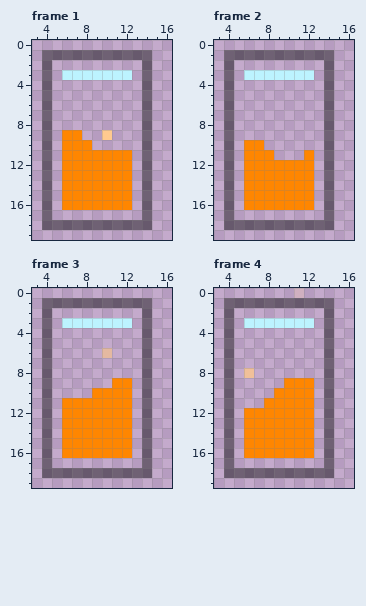
Pixel-art file -- sprites/juice/juice.ase. The picture above was drawn from the file before the commit.
20x20 pixels, 6 frames. Pixels under 10% opacity are left out. Colours within 5 levels of each other are drawn and written as one. Shown: frame 1: x 3..16, y 0..19; frame 2: x 3..16, y 0..19; frame 3: x 3..16, y 0..19; frame 4: x 3..16, y 0..19. The commit also changed other frames, which this record leaves out.
Once edited:
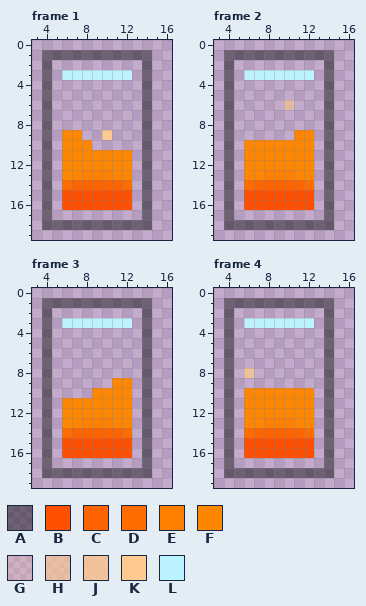
Palette (. is transparent): A #0000006e  B #ff4f00  C #ff6300  D #ff6c00  E #ff8000  F #ff8600  G #ffca8f32  H #ffca8fa0  J #ffca8fca  K #ffca8f  L #bcf3ff
Change:
layer "Layer 3" added
Changed rows in their new state; - is an unchanged pixel.
Frame 1, layer "Layer 3":
first column x 6:
13 --EEE--
14 DCCCCCD
15 BBBBBBB
16 BBBBBBB
Frame 2, layers "Layer 3", "Layer 1":
first column x 6:
 6 ----H--
 9 -----FF
10 --FFFFF
11 ---FFF-
13 --EEE--
14 DCCCCCD
15 BBBBBBB
16 BBBBBBB
Frame 3, layers "Layer 3", "Layer 1":
first column x 10:
 6 .
first column x 6:
13 --EEE--
14 DCCCCCD
15 BBBBBBB
16 BBBBBBB
Frame 4, layers "Layer 3", "Layer 1":
first column x 11:
 0 .
first column x 6:
 9 ----...
10 FFF----
11 FF-----
13 --EEE--
14 DCCCCCD
15 BBBBBBB
16 BBBBBBB
Boxes around the changes in both pictures, in picture pixels (x1, y1, x2, y2):
changed: (62, 170, 132, 210)
changed: (244, 100, 314, 210)
erased: (102, 348, 112, 358)
changed: (62, 418, 132, 458)
erased: (294, 288, 304, 298)
changed: (244, 378, 314, 458)
